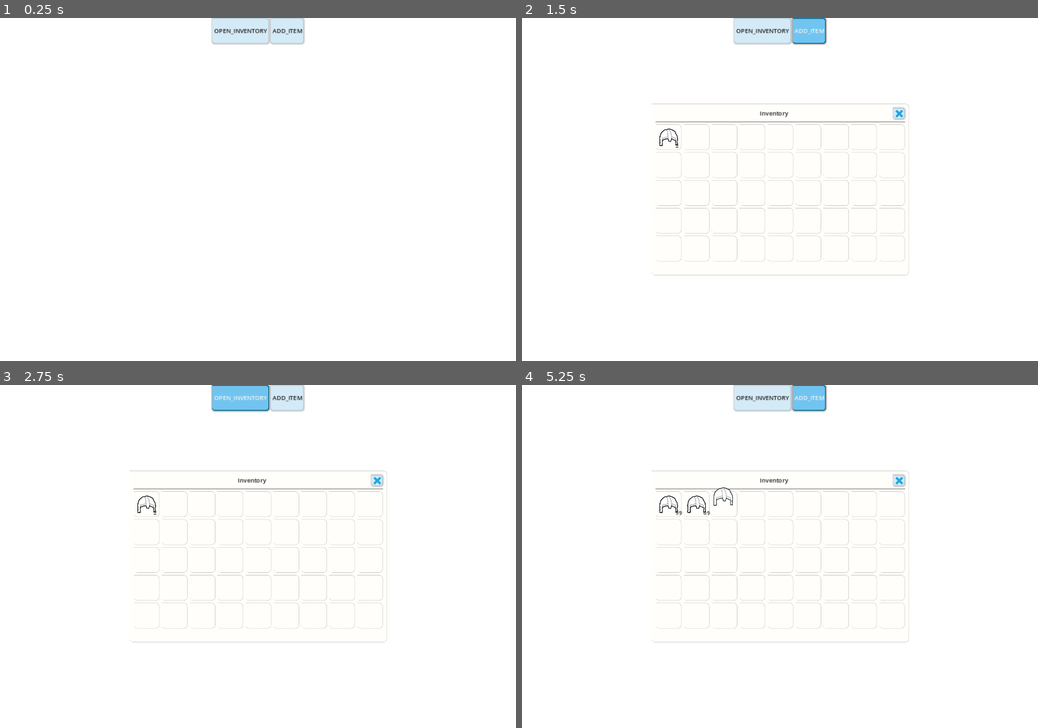
Above: before the commit, frames 1-4 (two rows, left to right).
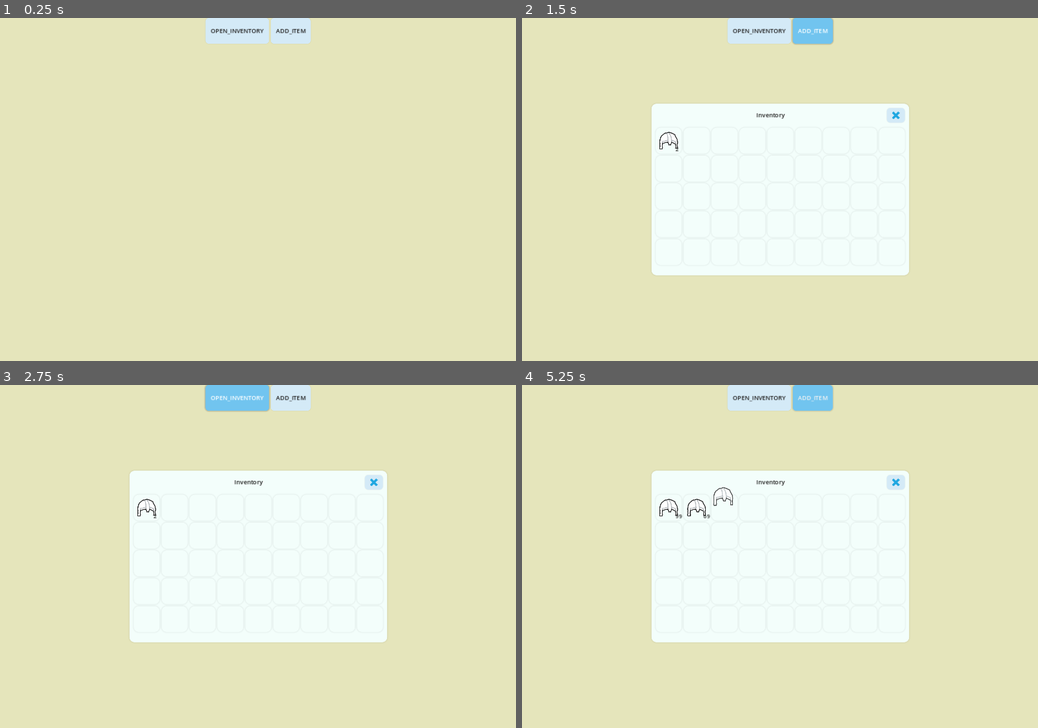
Above: after the commit, the same moments.

Repository: zhufree/GodotTemplate
Game: Godot game, scene res://scenes/inventory_test.tscn
Same seed, same stepped clock (60 frames per second), same inputs: the game is played once before the commit and once after it. This scene is started directly instead of the project's main scene.
Inputs (mouse positions are in pixels of both pictures, inside the frame that each line leads up to):
- Up to frame 1 (0.25 s): no input
- Up to frame 2 (1.5 s): click "OPEN_INVENTORY" at 0.5 s; click "ADD_ITEM" at 1.25 s
- Up to frame 3 (2.75 s): click "OPEN_INVENTORY" at 2 s
- Up to frame 4 (5.25 s): click "ADD_ITEM" at 2.75 s; click "OPEN_INVENTORY" at 3.5 s; click "ADD_ITEM" at 4.25 s; tap Enter at 5 s; drag from (666, 505) to (831, 481) at 5.02 s

The runs differ from the first frame. In frame 1, 99% of the frame differs, in the area x 0-100%, y 0-100%; in frame 2, 75%; in frame 3, 75%; in frame 4, 75%.

Commit message:
update theme

Diff:
--- a/assets/themes/default_theme.tres
+++ b/assets/themes/default_theme.tres
@@ -1,97 +1,249 @@
-[gd_resource type="Theme" load_steps=6 format=3 uid="uid://j31xq2aihhti"]
+[gd_resource type="Theme" load_steps=14 format=3 uid="uid://j31xq2aihhti"]
+
+[sub_resource type="StyleBoxFlat" id="StyleBoxFlat_panel"]
+content_margin_left = 16.0
+content_margin_top = 16.0
+content_margin_right = 16.0
+content_margin_bottom = 16.0
+bg_color = Color(0.952941, 0.996078, 0.984314, 1)
+corner_radius_top_left = 12
+corner_radius_top_right = 12
+corner_radius_bottom_right = 12
+corner_radius_bottom_left = 12
+shadow_color = Color(0, 0, 0, 0.05)
+shadow_size = 4
 
 [sub_resource type="StyleBoxFlat" id="StyleBoxFlat_normal"]
-content_margin_left = 4.0
-content_margin_top = 4.0
-content_margin_right = 4.0
-content_margin_bottom = 4.0
+content_margin_left = 12.0
+content_margin_top = 8.0
+content_margin_right = 12.0
+content_margin_bottom = 8.0
 bg_color = Color(0.831373, 0.917647, 0.968627, 1)
-border_width_top = 2
-border_width_right = 2
-border_width_bottom = 2
-border_color = Color(0.713725, 0.8, 0.847059, 1)
+corner_radius_top_left = 8
+corner_radius_top_right = 8
+corner_radius_bottom_right = 8
+corner_radius_bottom_left = 8
+shadow_color = Color(0, 0, 0, 0.05)
+shadow_size = 2
+
+[sub_resource type="StyleBoxFlat" id="StyleBoxFlat_hover"]
+content_margin_left = 12.0
+content_margin_top = 8.0
+content_margin_right = 12.0
+content_margin_bottom = 8.0
+bg_color = Color(0.443137, 0.768627, 0.937255, 1)
+corner_radius_top_left = 8
+corner_radius_top_right = 8
+corner_radius_bottom_right = 8
+corner_radius_bottom_left = 8
+shadow_color = Color(0, 0, 0, 0.1)
+shadow_size = 4
+
+[sub_resource type="StyleBoxFlat" id="StyleBoxFlat_rktrx"]
+content_margin_left = 12.0
+content_margin_top = 8.0
+content_margin_right = 12.0
+content_margin_bottom = 8.0
+bg_color = Color(0.231373, 0.235294, 0.239216, 1)
+
+[sub_resource type="StyleBoxFlat" id="StyleBoxFlat_pressed"]
+content_margin_left = 12.0
+content_margin_top = 8.0
+content_margin_right = 12.0
+content_margin_bottom = 8.0
+bg_color = Color(0.231373, 0.235294, 0.239216, 0)
+
+[sub_resource type="StyleBoxFlat" id="StyleBoxFlat_scroll"]
+content_margin_left = 4.0
+content_margin_top = 4.0
+content_margin_right = 4.0
+content_margin_bottom = 4.0
+bg_color = Color(0.960784, 0.956863, 0.945098, 1)
+corner_radius_top_left = 6
 corner_radius_top_right = 6
 corner_radius_bottom_right = 6
 corner_radius_bottom_left = 6
-shadow_color = Color(0, 0, 0, 0.2)
-shadow_size = 4
-
-[sub_resource type="StyleBoxFlat" id="StyleBoxFlat_hover"]
-content_margin_left = 4.0
-content_margin_top = 4.0
-content_margin_right = 4.0
-content_margin_bottom = 4.0
-bg_color = Color(0.443137, 0.768627, 0.937255, 1)
-border_width_top = 2
-border_width_right = 2
-border_width_bottom = 2
-border_color = Color(0, 0.4, 0.54902, 1)
+
+[sub_resource type="StyleBoxFlat" id="StyleBoxFlat_scroll_hover"]
+content_margin_left = 4.0
+content_margin_top = 4.0
+content_margin_right = 4.0
+content_margin_bottom = 4.0
+bg_color = Color(0.443137, 0.768627, 0.937255, 1)
+corner_radius_top_left = 6
 corner_radius_top_right = 6
 corner_radius_bottom_right = 6
 corner_radius_bottom_left = 6
-shadow_color = Color(0, 0, 0, 0.2)
-shadow_size = 4
-
-[sub_resource type="StyleBoxFlat" id="StyleBoxFlat_pressed"]
-content_margin_left = 4.0
-content_margin_top = 4.0
-content_margin_right = 4.0
-content_margin_bottom = 4.0
-bg_color = Color(0.231373, 0.235294, 0.239216, 1)
-border_width_top = 2
-border_width_right = 2
-border_width_bottom = 2
-border_color = Color(0, 0.4, 0.54902, 1)
+
+[sub_resource type="StyleBoxFlat" id="StyleBoxFlat_slider"]
+content_margin_left = 4.0
+content_margin_top = 4.0
+content_margin_right = 4.0
+content_margin_bottom = 4.0
+bg_color = Color(0.960784, 0.956863, 0.945098, 1)
+corner_radius_top_left = 4
+corner_radius_top_right = 4
+corner_radius_bottom_right = 4
+corner_radius_bottom_left = 4
+
+[sub_resource type="StyleBoxFlat" id="StyleBoxFlat_slider_hover"]
+content_margin_left = 4.0
+content_margin_top = 4.0
+content_margin_right = 4.0
+content_margin_bottom = 4.0
+bg_color = Color(0.443137, 0.768627, 0.937255, 1)
+corner_radius_top_left = 4
+corner_radius_top_right = 4
+corner_radius_bottom_right = 4
+corner_radius_bottom_left = 4
+
+[sub_resource type="StyleBoxFlat" id="StyleBoxFlat_container"]
+content_margin_left = 16.0
+content_margin_top = 16.0
+content_margin_right = 16.0
+content_margin_bottom = 16.0
+bg_color = Color(0.960784, 0.956863, 0.945098, 1)
+corner_radius_top_left = 12
+corner_radius_top_right = 12
+corner_radius_bottom_right = 12
+corner_radius_bottom_left = 12
+shadow_color = Color(0, 0, 0, 0.05)
+shadow_size = 2
+
+[sub_resource type="StyleBoxFlat" id="StyleBoxFlat_menu_hover"]
+content_margin_left = 8.0
+content_margin_top = 6.0
+content_margin_right = 8.0
+content_margin_bottom = 6.0
+bg_color = Color(0.443137, 0.768627, 0.937255, 1)
+corner_radius_top_left = 4
+corner_radius_top_right = 4
+corner_radius_bottom_right = 4
+corner_radius_bottom_left = 4
+
+[sub_resource type="StyleBoxFlat" id="StyleBoxFlat_progress_bg"]
+content_margin_left = 0.0
+content_margin_top = 0.0
+content_margin_right = 0.0
+content_margin_bottom = 0.0
+bg_color = Color(0.960784, 0.956863, 0.945098, 1)
+corner_radius_top_left = 6
 corner_radius_top_right = 6
 corner_radius_bottom_right = 6
 corner_radius_bottom_left = 6
-shadow_color = Color(0, 0, 0, 0.2)
-shadow_size = 4
-
-[sub_resource type="StyleBoxFlat" id="StyleBoxFlat_panel"]
+
+[sub_resource type="StyleBoxFlat" id="StyleBoxFlat_tree_selected"]
 content_margin_left = 8.0
-content_margin_top = 8.0
+content_margin_top = 4.0
 content_margin_right = 8.0
-content_margin_bottom = 8.0
-bg_color = Color(1, 0.996078, 0.984314, 1)
-border_width_top = 1
-border_width_right = 1
-border_width_bottom = 1
-border_color = Color(0.8, 0.796078, 0.784314, 1)
-corner_radius_top_right = 8
-corner_radius_bottom_right = 8
-corner_radius_bottom_left = 8
-
-[sub_resource type="StyleBoxFlat" id="StyleBoxFlat_container"]
-content_margin_left = 12.0
-content_margin_top = 12.0
-content_margin_right = 12.0
-content_margin_bottom = 12.0
-bg_color = Color(0.960784, 0.956863, 0.945098, 1)
-border_width_top = 1
-border_width_right = 1
-border_width_bottom = 1
-border_color = Color(0.8, 0.796078, 0.784314, 1)
-corner_radius_top_right = 8
-corner_radius_bottom_right = 8
-corner_radius_bottom_left = 8
+content_margin_bottom = 4.0
+bg_color = Color(0.443137, 0.768627, 0.937255, 0.2)
+corner_radius_top_left = 4
+corner_radius_top_right = 4
+corner_radius_bottom_right = 4
+corner_radius_bottom_left = 4
 
 [resource]
 default_font_size = 14
+Background/styles/panel = SubResource("StyleBoxFlat_panel")
 Button/colors/font_color = Color(0.113725, 0.109804, 0.109804, 1)
+Button/colors/font_hover_color = Color(1, 1, 1, 1)
+Button/colors/font_pressed_color = Color(1, 1, 1, 1)
 Button/font_sizes/font_size = 14
 Button/styles/disabled = SubResource("StyleBoxFlat_normal")
 Button/styles/focus = SubResource("StyleBoxFlat_hover")
 Button/styles/hover = SubResource("StyleBoxFlat_hover")
+Button/styles/hover_pressed_mirrored = SubResource("StyleBoxFlat_rktrx")
 Button/styles/normal = SubResource("StyleBoxFlat_normal")
-Button/styles/pressed = SubResource("StyleBoxFlat_pressed")
+Button/styles/pressed = SubResource("StyleBoxFlat_rktrx")
+CheckBox/colors/font_color = Color(0.113725, 0.109804, 0.109804, 1)
+CheckBox/colors/font_hover_color = Color(0.192157, 0.239216, 0.266667, 1)
+CheckBox/colors/font_pressed_color = Color(0.443137, 0.768627, 0.937255, 1)
+CheckBox/constants/check_v_offset = 0
+CheckBox/constants/h_separation = 8
+CheckBox/icons/checked = null
+CheckBox/icons/radio_checked = null
+CheckBox/icons/radio_unchecked = null
+CheckBox/icons/unchecked = null
+CheckBox/styles/disabled = SubResource("StyleBoxFlat_normal")
+CheckBox/styles/focus = SubResource("StyleBoxFlat_hover")
+CheckBox/styles/hover = SubResource("StyleBoxFlat_hover")
+CheckBox/styles/hover_pressed = SubResource("StyleBoxFlat_pressed")
+CheckBox/styles/normal = SubResource("StyleBoxFlat_normal")
+CheckBox/styles/pressed = SubResource("StyleBoxFlat_pressed")
+CheckButton/colors/font_color = Color(0.113725, 0.109804, 0.109804, 1)
+CheckButton/colors/font_hover_color = Color(0.192157, 0.239216, 0.266667, 1)
+CheckButton/colors/font_hover_pressed_color = Color(0.443137, 0.768627, 0.937255, 1)
+CheckButton/colors/font_pressed_color = Color(0.443137, 0.768627, 0.937255, 1)
+CheckButton/constants/check_v_offset = 0
+CheckButton/constants/h_separation = 8
+CheckButton/icons/checked = null
+CheckButton/icons/unchecked = null
+CheckButton/styles/disabled = SubResource("StyleBoxFlat_normal")
+CheckButton/styles/focus = SubResource("StyleBoxFlat_hover")
+CheckButton/styles/hover = SubResource("StyleBoxFlat_hover")
+CheckButton/styles/hover_pressed = SubResource("StyleBoxFlat_pressed")
+CheckButton/styles/normal = SubResource("StyleBoxFlat_normal")
+CheckButton/styles/pressed = SubResource("StyleBoxFlat_pressed")
+HScrollBar/styles/grabber = SubResource("StyleBoxFlat_scroll")
+HScrollBar/styles/grabber_highlight = SubResource("StyleBoxFlat_scroll_hover")
+HScrollBar/styles/grabber_pressed = SubResource("StyleBoxFlat_scroll_hover")
+HScrollBar/styles/scroll = SubResource("StyleBoxFlat_scroll")
+HScrollBar/styles/scroll_focus = SubResource("StyleBoxFlat_scroll")
+HSlider/icons/grabber = null
+HSlider/icons/grabber_highlight = null
+HSlider/styles/grabber_area = SubResource("StyleBoxFlat_slider")
+HSlider/styles/grabber_area_highlight = SubResource("StyleBoxFlat_slider_hover")
+HSlider/styles/slider = SubResource("StyleBoxFlat_slider")
 Label/colors/font_color = Color(0.113725, 0.109804, 0.109804, 1)
 LineEdit/colors/font_color = Color(0.113725, 0.109804, 0.109804, 1)
+LineEdit/colors/font_placeholder_color = Color(0.192157, 0.239216, 0.266667, 0.6)
 LineEdit/styles/focus = SubResource("StyleBoxFlat_hover")
+LineEdit/styles/normal = SubResource("StyleBoxFlat_normal")
+MenuButton/colors/font_color = Color(0.113725, 0.109804, 0.109804, 0.8)
+MenuButton/colors/font_hover_color = Color(0.113725, 0.109804, 0.109804, 1)
+MenuButton/colors/font_pressed_color = Color(0.113725, 0.109804, 0.109804, 0.8)
+MenuButton/styles/disabled = SubResource("StyleBoxFlat_normal")
+MenuButton/styles/focus = SubResource("StyleBoxFlat_hover")
+MenuButton/styles/hover = SubResource("StyleBoxFlat_hover")
+MenuButton/styles/normal = SubResource("StyleBoxFlat_normal")
+MenuButton/styles/pressed = SubResource("StyleBoxFlat_pressed")
 Panel/styles/panel = SubResource("StyleBoxFlat_panel")
 PanelContainer/styles/panel = SubResource("StyleBoxFlat_container")
+PopupMenu/colors/font_color = Color(0.113725, 0.109804, 0.109804, 1)
+PopupMenu/colors/font_hover_color = Color(1, 1, 1, 1)
+PopupMenu/constants/h_separation = 4
+PopupMenu/constants/indent = 8
+PopupMenu/constants/v_separation = 4
+PopupMenu/styles/hover = SubResource("StyleBoxFlat_menu_hover")
+PopupMenu/styles/panel = SubResource("StyleBoxFlat_panel")
+ProgressBar/colors/font_color = Color(0.113725, 0.109804, 0.109804, 1)
+ProgressBar/styles/background = SubResource("StyleBoxFlat_progress_bg")
+ProgressBar/styles/fill = SubResource("StyleBoxFlat_scroll_hover")
+ScrollContainer/styles/panel = SubResource("StyleBoxFlat_panel")
 TabContainer/colors/font_selected_color = Color(0.113725, 0.109804, 0.109804, 1)
+TabContainer/colors/font_unselected_color = Color(0.192157, 0.239216, 0.266667, 1)
+TabContainer/styles/panel = SubResource("StyleBoxFlat_panel")
 TabContainer/styles/tab_selected = SubResource("StyleBoxFlat_hover")
 TabContainer/styles/tab_unselected = SubResource("StyleBoxFlat_normal")
 TextEdit/colors/font_color = Color(0.113725, 0.109804, 0.109804, 1)
 TextEdit/styles/focus = SubResource("StyleBoxFlat_hover")
+TextEdit/styles/normal = SubResource("StyleBoxFlat_normal")
+Tree/colors/font_color = Color(0.113725, 0.109804, 0.109804, 1)
+Tree/colors/font_selected_color = Color(0.113725, 0.109804, 0.109804, 1)
+Tree/colors/guide_color = Color(0.192157, 0.239216, 0.266667, 0.1)
+Tree/constants/h_separation = 4
+Tree/constants/item_margin = 12
+Tree/constants/v_separation = 4
+Tree/styles/selected = SubResource("StyleBoxFlat_tree_selected")
+Tree/styles/selected_focus = SubResource("StyleBoxFlat_tree_selected")
+VScrollBar/styles/grabber = SubResource("StyleBoxFlat_scroll")
+VScrollBar/styles/grabber_highlight = SubResource("StyleBoxFlat_scroll_hover")
+VScrollBar/styles/grabber_pressed = SubResource("StyleBoxFlat_scroll_hover")
+VScrollBar/styles/scroll = SubResource("StyleBoxFlat_scroll")
+VScrollBar/styles/scroll_focus = SubResource("StyleBoxFlat_scroll")
+VSlider/icons/grabber = null
+VSlider/icons/grabber_highlight = null
+VSlider/styles/grabber_area = SubResource("StyleBoxFlat_slider")
+VSlider/styles/grabber_area_highlight = SubResource("StyleBoxFlat_slider_hover")
+VSlider/styles/slider = SubResource("StyleBoxFlat_slider")
--- a/components/inventory.gd
+++ b/components/inventory.gd
@@ -41,7 +41,7 @@
 	var slot_ui = grid_container.get_child(slot)
 	slot_ui.set_item(item)
 
-func _on_item_removed(item: InventoryItem, slot: int) -> void:
+func _on_item_removed(_item: InventoryItem, slot: int) -> void:
 	var slot_ui = grid_container.get_child(slot)
 	slot_ui.clear_item()
 
@@ -49,7 +49,7 @@
 	var slot_ui = grid_container.get_child(slot)
 	slot_ui.update_item(item)
 
-func _on_items_swapped(from_slot: int, to_slot: int) -> void:
+func _on_items_swapped(_from_slot: int, _to_slot: int) -> void:
 	_on_inventory_updated()
 
 func _on_inventory_updated() -> void:
--- a/components/inventory_slot.gd
+++ b/components/inventory_slot.gd
@@ -18,9 +18,9 @@
 @onready var icon = $TextureRect
 @onready var amount_label = $AmountLabel
 @onready var tooltip_panel = $TooltipPanel
-@onready var tooltip_name = $TooltipPanel/MarginContainer/VBoxContainer/ItemName
-@onready var tooltip_type = $TooltipPanel/MarginContainer/VBoxContainer/ItemType
-@onready var tooltip_description = $TooltipPanel/MarginContainer/VBoxContainer/ItemDescription
+@onready var tooltip_name = $TooltipPanel/VBoxContainer/ItemName
+@onready var tooltip_type = $TooltipPanel/VBoxContainer/ItemType
+@onready var tooltip_description = $TooltipPanel/VBoxContainer/ItemDescription
 var menu_scene = preload("res://components/item_action_menu.tscn")
 
 func _ready() -> void:
@@ -64,7 +64,7 @@
 func _on_mouse_exited() -> void:
 	tooltip_panel.hide()
 
-func _get_drag_data(position: Vector2) -> Variant:
+func _get_drag_data(_position: Vector2) -> Variant:
 	if item:
 		tooltip_panel.hide()
 
@@ -97,7 +97,7 @@
 func _can_drop_data(_position: Vector2, data: Variant) -> bool:
 	return data is Dictionary and data.has("slot_index")
 
-func _drop_data(position: Vector2, data: Variant) -> void:
+func _drop_data(_position: Vector2, data: Variant) -> void:
 	if data is Dictionary and data.has("slot_index"):
 		item_dropped.emit(data.slot_index, slot_index)
 
@@ -120,6 +120,6 @@
 			var menu_pos = global_position + Vector2(size.x + 5, 0)
 			menu.show_at_position(menu_pos, slot_index)
 
-func _on_action_selected(action: String, menu_slot_index: int) -> void:
+func _on_action_selected(action: String) -> void:
 	# 直接发送当前的slot_index，因为菜单是刚刚创建的，所以slot_index一定是正确的
 	action_requested.emit(action, slot_index)
--- a/components/inventory_slot.tscn
+++ b/components/inventory_slot.tscn
@@ -47,7 +47,6 @@
 mouse_filter = 2
 
 [node name="TooltipPanel" type="PanelContainer" parent="."]
-visible = false
 z_index = 5
 layout_mode = 0
 offset_left = 70.0
@@ -55,34 +54,26 @@
 offset_bottom = 120.0
 mouse_filter = 2
 
-[node name="MarginContainer" type="MarginContainer" parent="TooltipPanel"]
-layout_mode = 2
-mouse_filter = 2
-theme_override_constants/margin_left = 8
-theme_override_constants/margin_top = 8
-theme_override_constants/margin_right = 8
-theme_override_constants/margin_bottom = 8
-
-[node name="VBoxContainer" type="VBoxContainer" parent="TooltipPanel/MarginContainer"]
+[node name="VBoxContainer" type="VBoxContainer" parent="TooltipPanel"]
 layout_mode = 2
 mouse_filter = 2
 theme_override_constants/separation = 4
 
-[node name="ItemName" type="Label" parent="TooltipPanel/MarginContainer/VBoxContainer"]
+[node name="ItemName" type="Label" parent="TooltipPanel/VBoxContainer"]
 layout_mode = 2
 theme_override_colors/font_color = Color(1, 0.85, 0, 1)
 theme_override_font_sizes/font_size = 16
 text = "ITEM_NAME"
 
-[node name="ItemType" type="Label" parent="TooltipPanel/MarginContainer/VBoxContainer"]
+[node name="ItemType" type="Label" parent="TooltipPanel/VBoxContainer"]
 layout_mode = 2
 theme_override_font_sizes/font_size = 12
 text = "ITEM_TYPE"
 
-[node name="HSeparator" type="HSeparator" parent="TooltipPanel/MarginContainer/VBoxContainer"]
+[node name="HSeparator" type="HSeparator" parent="TooltipPanel/VBoxContainer"]
 layout_mode = 2
 
-[node name="ItemDescription" type="Label" parent="TooltipPanel/MarginContainer/VBoxContainer"]
+[node name="ItemDescription" type="Label" parent="TooltipPanel/VBoxContainer"]
 custom_minimum_size = Vector2(100, 50)
 layout_mode = 2
 theme_override_font_sizes/font_size = 14
--- a/components/item_action_menu.gd
+++ b/components/item_action_menu.gd
@@ -1,6 +1,6 @@
 extends PanelContainer
 
-signal action_selected(action_name: String, slot_index: int)
+signal action_selected(action_name: String)
 
 var slot_index: int = -1
 
@@ -56,6 +56,6 @@
 				set_process_input(false)
 
 func _on_action_button_pressed(action_id: String) -> void:
-	action_selected.emit(action_id, slot_index)
+	action_selected.emit(action_id)
 	hide()
 	set_process_input(false)
--- a/scenes/inventory_test.tscn
+++ b/scenes/inventory_test.tscn
@@ -21,6 +21,7 @@
 anchor_bottom = 1.0
 grow_horizontal = 2
 grow_vertical = 2
+color = Color(0.956863, 0.956863, 0.776471, 0.909804)
 
 [node name="HBoxContainer" type="HBoxContainer" parent="."]
 custom_minimum_size = Vector2(0, 60)
Not shown, changed: note.txt
